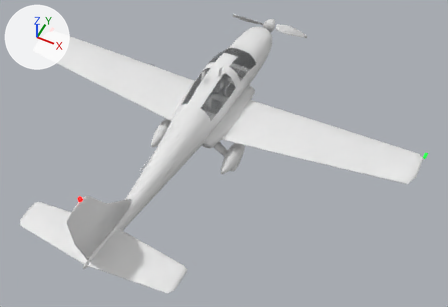
A saved change to the Blender file ragdoll-crash-physics/blender/out/SmallPlane.blend.
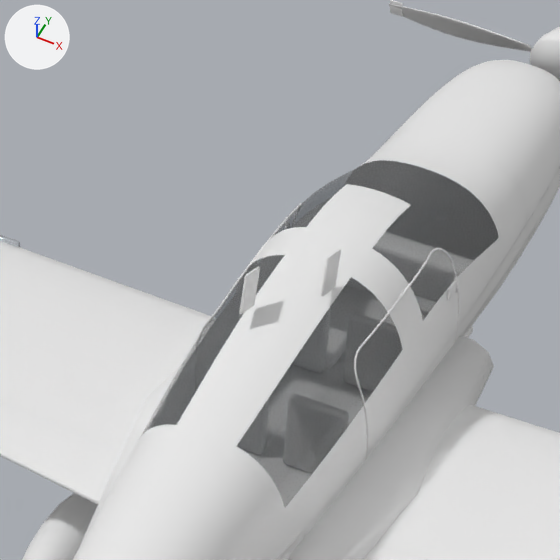
Old and new are each drawn whole from a 50 mm lens placed at (17.4, -30.7, 38.9), pointed at (3.0, -1.9, 3.0) and again close up on the part from 34% to 60% of the width and 4% to 43% of the height. Arrows for +X, +Y and +Z are at upper left; the lights stay in place. The last two pictures show the newer version.

Objects in the first close-up: 'SmallPlane_Body', 'SmallPlane_Glass', 'SmallPlane_Spin1', 'SmallPlane_Trim' and 1 more.
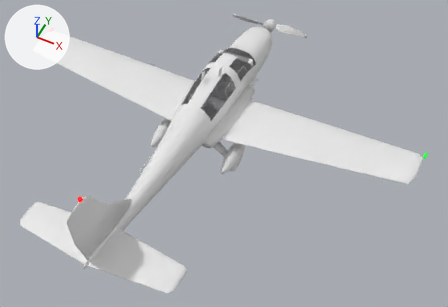
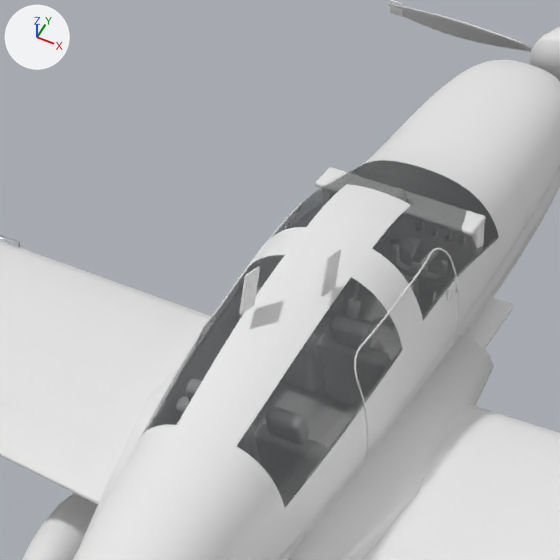
What differs and where, as boxes (x1, y1, x2, y2) in the close-ups (560 x 560 px):
'SmallPlane_Interior', added (mostly hidden)
    after: (315, 167, 513, 349)

Edits to the bpy script that builds the scene:
```text
Add mat_smallplane_interior_pbr:
    mat_smallplane_interior_pbr = principled_material('SmallPlane_Interior_PBR')
    mat_smallplane_interior_pbr.base_color = (0.8, 0.8, 0.8)  # white #e7e7e7
Add me_smallplane_interior:
    me_smallplane_interior.from_pydata(...)  # 6652 vertices, 5976 faces; spans x -1.9..1.9, y -0.4..7.15, z 2.77..5.82
    me_smallplane_interior.polygons.foreach_set('use_smooth', [True] * 5976)
    me_smallplane_interior.materials.append(mat_smallplane_interior_pbr)  # its picture is missing
Add ob_smallplane_interior:
    ob_smallplane_interior = bpy.data.objects.new('SmallPlane_Interior', me_smallplane_interior)
    ob_smallplane_interior.location = (0.0, 0.0, 0.0)
```
